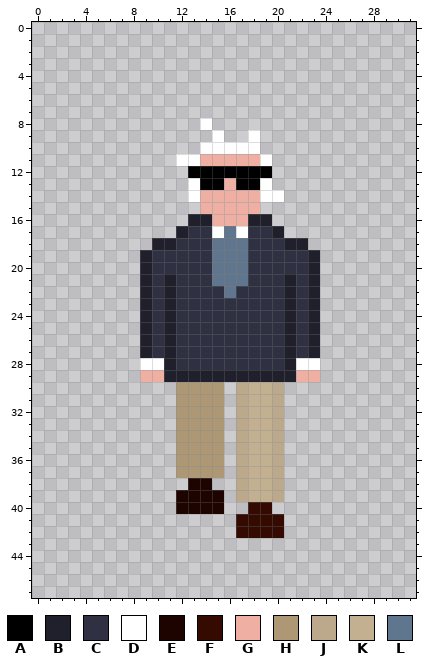
File history of a pixel-art sprite, sprites/congresssan/South/frame4.png. Above is the file before it was changed.
The file is 32x48 pixels. Colours within 5 levels of each other are drawn and written as one.
Palette (. is transparent): A #000000  B #1f202c  C #2f3042  D #ffffff  E #1e0400  F #350b01  G #f0afa3  H #ae9774  J #bca98b  K #c3b091  L #60768e
Pixels before, first column x 9:
 8 .....D.........
 9 ......D..D.....
10 .....DDDDD.....
11 ...DDGGGGGD....
12 ....AAAAAAA....
13 ....DAAGAAD....
14 ....DGGGGGDD...
15 .....GGGGG.....
16 ....BBGGGBB....
17 ...BCCDLDCCB...
18 .BBCCCLLLCCCBB.
19 BCCCCCLLLCCCCCB
20 BCCCCCLLLCCCCCB
21 BCBCCCLLLCCCBCB
22 BCBCCCCLCCCCBCB
23 BCBCCCCCCCCCBCB
24 BCBCCCCCCCCCBCB
25 BCBCCCCCCCCCBCB
26 BCBCCCCCCCCCBCB
27 BCBCCCCCCCCCBCB
28 DDBCCCCCCCCCBDD
29 GGBBBBBBBBBBBGG
30 ...HHHH.JKKJ...
31 ...HHHH.JKKJ...
32 ...HHHH.JKKJ...
33 ...HHHH.JKKJ...
34 ...HHHH.JKKJ...
35 ...HHHH.JKKJ...
36 ...HHHH.JKKJ...
37 ...HHHH.JKKJ...
38 ....EE..JKKJ...
39 ...EEEE.JKKJ...
40 ...EEEE..FF....
41 ........FFFF...
42 ........FFFF...
Once edited:
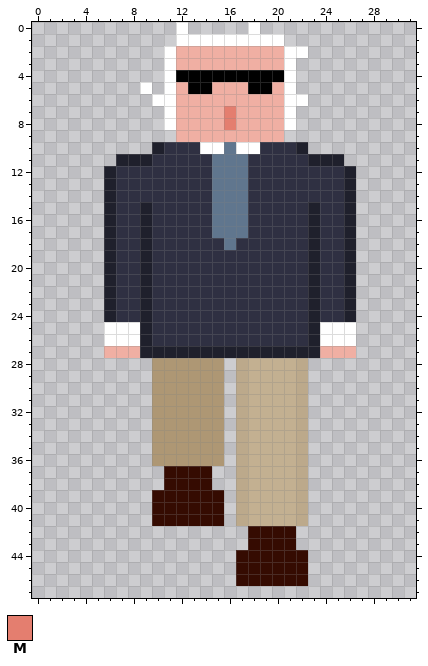
Colours new in this view: M #e47e6f
From old to new:
Changed rows in their new state; - is an unchanged pixel.
first column x 6:
 0 ------D-----D--------
 1 ------DDDDDDDDD------
 2 -----DGGGGGGGGGDD----
 3 -----DGGGGGGGGGD-----
 4 -----DAAAAAAAAAD-----
 5 ---D-DGAAGGGAAGD-----
 6 ----DDGGGGGGGGGDD----
 7 -----DGGGGMGGGGD-----
 8 -----DGGGGMGGGGD-----
 9 ------GGGGGGGGG------
10 ----BCCC--L--CCCB----
11 -BBBCCCCCLLLCCCCCBBB-
12 BCCCCCCCCLLLCCCCCCCCB
13 BCCCCCCCCLLLCCCCCCCCB
14 BCCCCCCCCLLLCCCCCCCCB
15 BCCBCCCCCLLLCCCCCBCCB
16 BCCBCCCCCLLLCCCCCBCCB
17 BCCBCCC--L-L--CCCBCCB
18 BCCBCC---C-C---CCBCCB
19 BCC------CCC------CCB
20 BCC------CCC------CCB
21 BCC--C---CCC---C--CCB
22 BCC--C----C----C--CCB
23 BCC--C---------C--CCB
24 BCC--C---------C--CCB
25 DDD--C---------C--DDD
26 DDD--C---------C--DDD
27 GGG-B-BBBBBBBBB-B-GGG
28 ---.HHHHHH.JKKKKJ.---
29 ---.HHHHHH.JKKKKJ.---
30 ----HH--------KKJ----
31 ----HH--------KKJ----
32 ----HH--------KKJ----
33 ----HH--------KKJ----
34 ----HH--------KKJ----
35 ----HH--------KKJ----
36 ----HH--------KKJ----
37 -----FFFF.----KKJ----
38 -----FFFF-----KKJ----
39 ----FFFFFF----KKJ----
40 ----FFFFFF-JKKKKJ----
41 ----FFFFFF-JKKKKJ----
42 -----------.---F-----
43 ------------FFFF-----
44 -----------FFFFFF----
45 -----------FFFFFF----
46 -----------FFFFFF----
